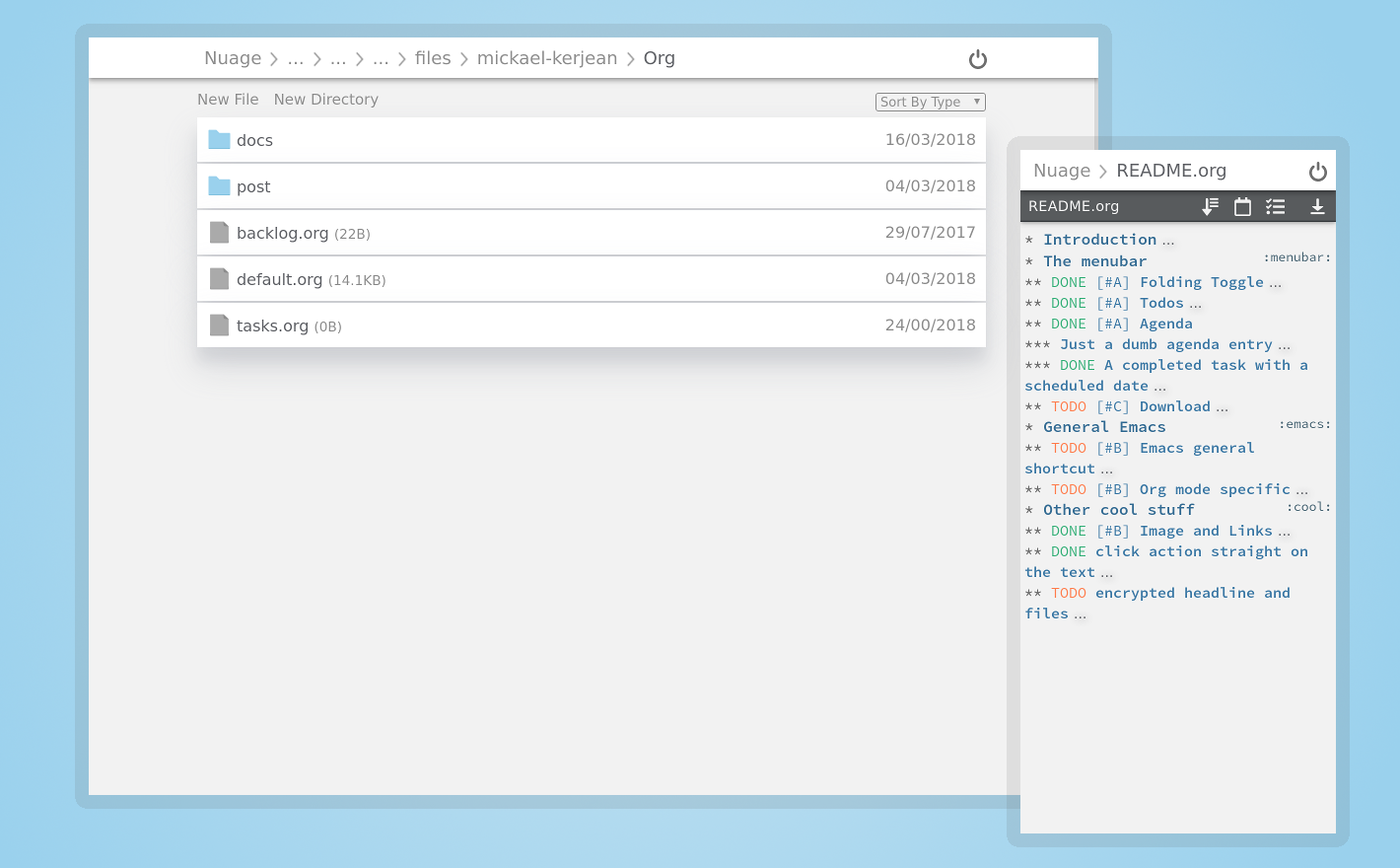
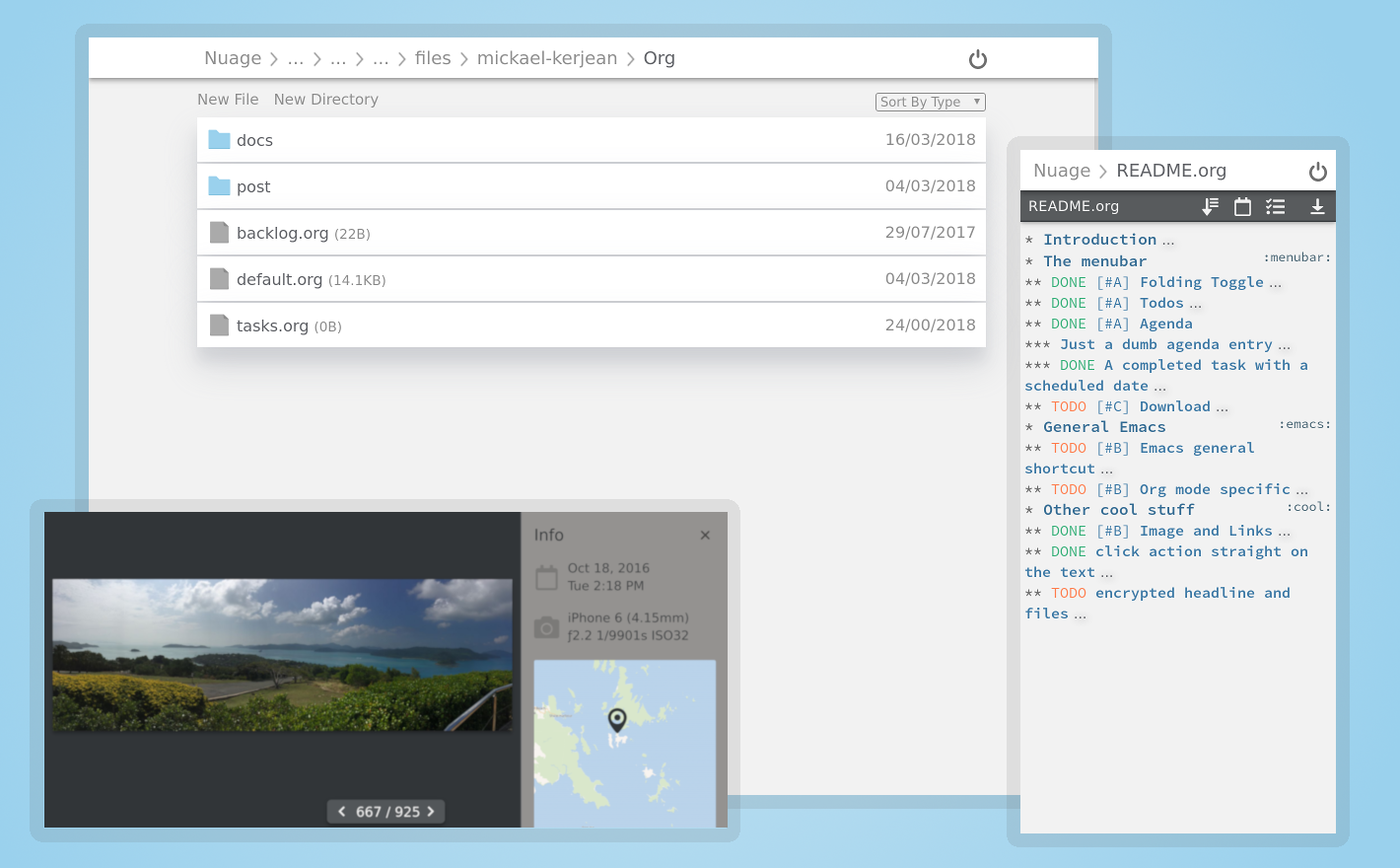
Before/after of a (1400, 868) layered artwork. What changed in the layer stack:
added group "phone2" with 2 layers above "phone1" over [29, 499, 741, 843]
added layer "screenshot #2" in group "phone2" over [44, 511, 728, 828]
added layer "border #2" in group "phone2" over [29, 499, 741, 843]
